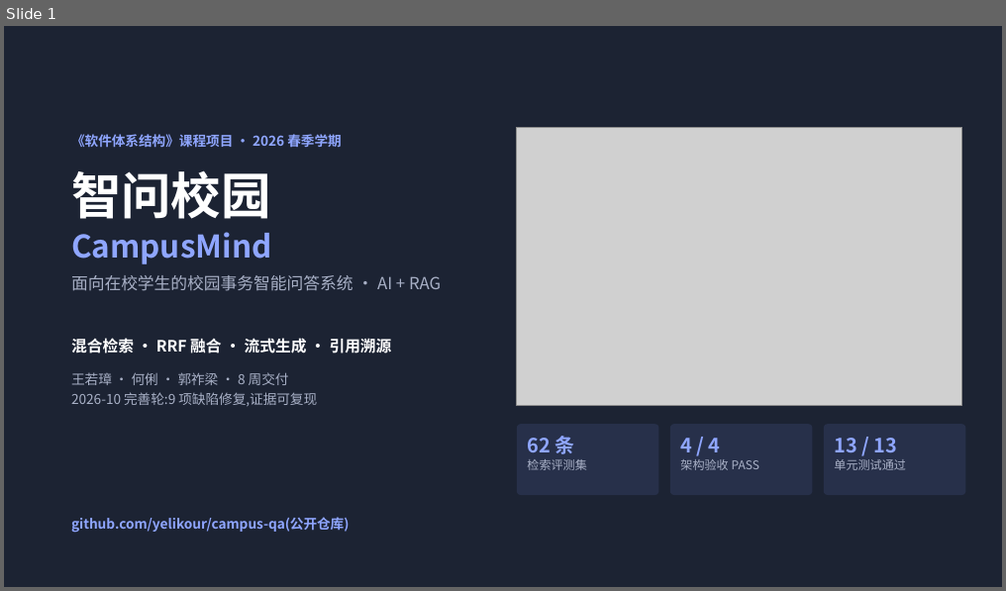
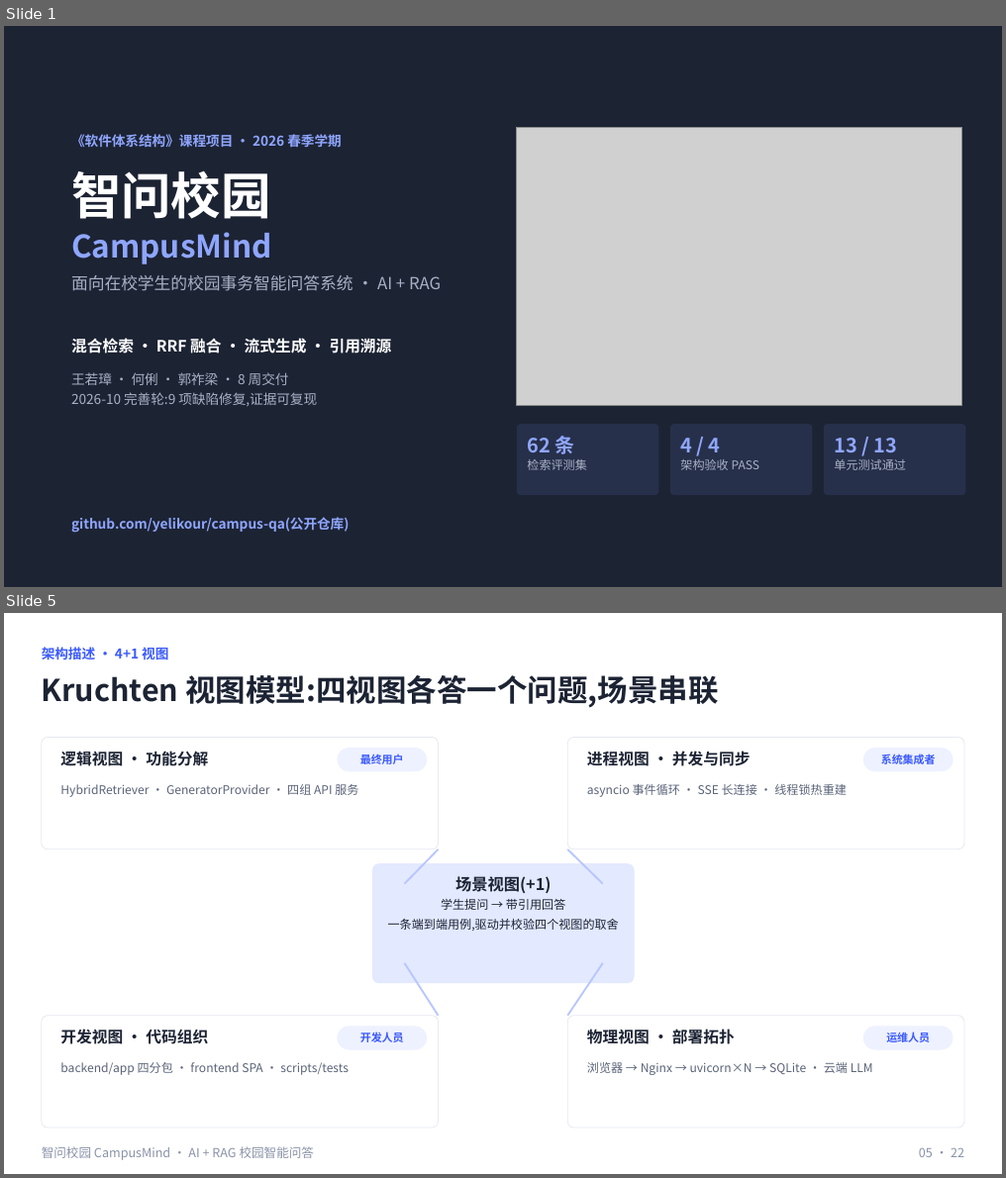
Before and after one commit to yelikour/campus-qa, a slide deck: ppt/智问校园CampusMind项目讲解PPT.pptx. Shown one above the other, each under a label of ours: slide 1 before the commit, slides 1 and 5 after it; the slides between them are not shown. The pictures are 1006x591 and 1006x1178 pixels, drawn with LibreOffice and Linux fonts; fonts in the diff are those of the drawing; grey boxes stand for pictures. Boxes give left, top, right and bottom in pixels: in the first picture for what was removed or moved away, otherwise in the second. Text is boxed around its words. In the diff, an @@ line names an element or a change of style, - is before the commit and + after.

Commit message:
docs: add course deliverables — SRS/SDD-SAD docs, UI prototype, deck v22, and 8 template-filled artifacts
New this round (from 03/ course template pack):
- docs/课程交付物/: 软件项目计划 / Vision文档 / 软件需求规约 / 软件架构文档 /
  迭代计划(4 iterations) / 系统测试用例(12 real cases) / 系统测试报告 /
  项目总结报告 — all filled with real project data (LOC 533/1005,
  eval/bench/acceptance evidence, risk table, contribution split),
  template instructions stripped.
- .build/fill_templates.py: reproducible template-filling pipeline.

Previously staged this session:
- PPT expanded 17 -> 22 slides (SRS, 4+1 views overview+mapping, DB
  modeling ER, ADR cards), auto page numbers, visual-QA 22/22 pass.
- SRS 需求规格说明书 (13pp) and 设计与架构文档 SDD+SAD (15pp, 3 embedded
  architecture diagrams) with covers, TOC fields, 3-section numbering;
  postcheck 0 errors; UI prototype self-contained HTML (3 views,
  annotation mode, state designs, page flow, design spec).

```diff
--- a/ppt/智问校园CampusMind项目讲解PPT.pptx
+++ b/ppt/智问校园CampusMind项目讲解PPT.pptx
@@ slide 5 added at (x1=4, y1=613, x2=1002, y2=1174), background #FFFFFF @@
@@ text added at (x1=42, y1=646, x2=168, y2=663), 13 pt, text #3B5BFD, bold @@
+架构描述 · 4+1 视图
@@ text added at (x1=42, y1=675, x2=718, y2=708), 29 pt, text #1C2333, bold @@
+Kruchten 视图模型:四视图各答一个问题,场景串联
@@ rounded rectangle added at (x1=42, y1=738, x2=439, y2=850), fill #FFFFFF, outline #E5E9F2 0.75 pt @@
@@ text added at (x1=60, y1=749, x2=208, y2=769), 15 pt, text #1C2333, bold @@
+逻辑视图 · 功能分解
@@ rounded rectangle added at (x1=338, y1=748, x2=427, y2=771), fill #EEF1FF, 10.5 pt, text #3B5BFD, bold @@
+最终用户
@@ rounded rectangle added at (x1=567, y1=738, x2=964, y2=850), fill #FFFFFF, outline #E5E9F2 0.75 pt @@
@@ text added at (x1=587, y1=751, x2=750, y2=766), 15 pt, text #1C2333, bold @@
+进程视图 · 并发与同步
@@ rounded rectangle added at (x1=863, y1=748, x2=953, y2=771), fill #EEF1FF, 10.5 pt, text #3B5BFD, bold @@
+系统集成者
@@ text added at (x1=60, y1=784, x2=358, y2=797), 11.5 pt, text #5A6478 @@
+HybridRetriever · GeneratorProvider · 四组 API 服务
@@ text added at (x1=587, y1=784, x2=846, y2=797), 11.5 pt, text #5A6478 @@
+asyncio 事件循环 · SSE 长连接 · 线程锁热重建
@@ line added from (439, 850) to (405, 884), #B8C6FF 1.75 pt @@
@@ line added from (567, 850) to (603, 884), #B8C6FF 1.75 pt @@
@@ rounded rectangle added at (x1=372, y1=863, x2=635, y2=983), fill #E3E9FF @@
@@ text added at (x1=388, y1=876, x2=619, y2=931), 11.5 pt, text #1C2333 @@
+场景视图(+1)
+学生提问 → 带引用回答
+一条端到端用例,驱动并校验四个视图的取舍
@@ line added from (439, 1016) to (405, 963), #B8C6FF 1.75 pt @@
@@ line added from (567, 1016) to (603, 963), #B8C6FF 1.75 pt @@
@@ rounded rectangle added at (x1=42, y1=1016, x2=439, y2=1128), fill #FFFFFF, outline #E5E9F2 0.75 pt @@
@@ rounded rectangle added at (x1=338, y1=1026, x2=427, y2=1051), fill #EEF1FF, 10.5 pt, text #3B5BFD, bold @@
+开发人员
@@ rounded rectangle added at (x1=567, y1=1016, x2=964, y2=1128), fill #FFFFFF, outline #E5E9F2 0.75 pt @@
@@ rounded rectangle added at (x1=863, y1=1026, x2=953, y2=1051), fill #EEF1FF, 10.5 pt, text #3B5BFD, bold @@
+运维人员
@@ text added at (x1=60, y1=1029, x2=208, y2=1045), 15 pt, text #1C2333, bold @@
+开发视图 · 代码组织
@@ text added at (x1=587, y1=1029, x2=735, y2=1045), 15 pt, text #1C2333, bold @@
+物理视图 · 部署拓扑
@@ text added at (x1=60, y1=1062, x2=349, y2=1075), 11.5 pt, text #5A6478 @@
+backend/app 四分包 · frontend SPA · scripts/tests
@@ text added at (x1=587, y1=1062, x2=873, y2=1075), 11.5 pt, text #5A6478 @@
+浏览器 → Nginx → uvicorn×N → SQLite · 云端 LLM
@@ text added at (x1=42, y1=1147, x2=315, y2=1160), 12 pt, text #8A93A8 @@
+智问校园 CampusMind · AI + RAG 校园智能问答
@@ text added at (x1=919, y1=1149, x2=964, y2=1157), 12 pt, text #8A93A8 @@
+05 · 22
```
Also in this commit, not shown: 15 slides changed, 4 other slides added, 25 other files.
